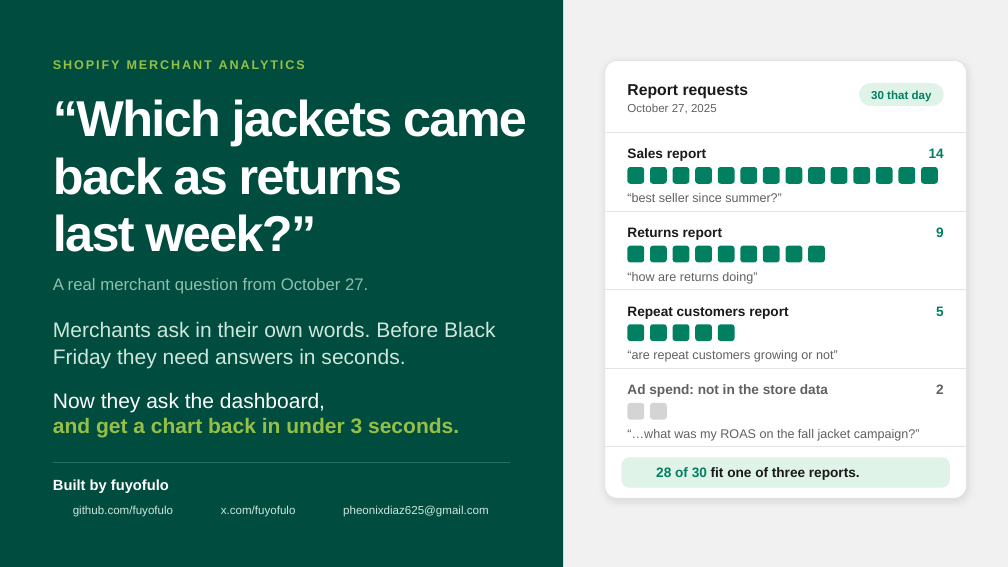
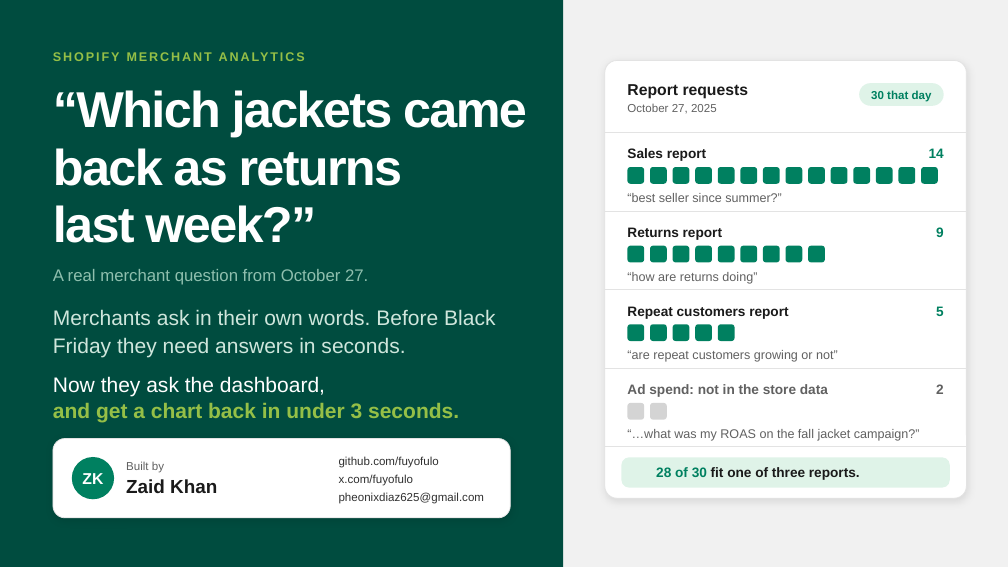
Before and after one commit to fuyofulo/shopify-merchant-analytics, a slide deck: slide 1 of deck/shopify-merchant-analytics.pptx. Drawn at 1008x567 pixels with LibreOffice and Linux fonts; fonts in the diff are those of the drawing; background and template pictures are left out. Boxes give left, top, right and bottom in pixels: in the first picture for what was removed or moved away, otherwise in the second. Text is boxed around its words. In the diff, an @@ line names an element or a change of style, - is before the commit and + after.

```diff
--- a/deck/shopify-merchant-analytics.pptx
+++ b/deck/shopify-merchant-analytics.pptx
@@ 3 texts, 1 title: place and size @@
-3 texts, 1 title at (53, 57, 527, 369)
+3 texts, 1 title at (53, 49, 527, 358)
@@ text "Now they ask the dashboard,": place and size @@
-text "Now they ask the dashboard," at (53, 392, 459, 437)
+text "Now they ask the dashboard," at (53, 376, 459, 422)
@@ rounded rectangle added at (53, 439, 510, 518), fill #FFFFFF, outline #E3E3E3 0.75 pt @@
@@ line removed from (53, 463) to (510, 463) @@
@@ ellipse added at (72, 457, 114, 499), fill #008060, 15 pt, text #FFFFFF, bold @@
+ZK
@@ text at (126, 461, 164, 473): text changed; size 14 to 11 pt; text colour #FFFFFF to #616161; bold off @@
-Built by fuyofulo
+Built by
@@ text added at (126, 479, 217, 493), 18 pt, text #1A1A1A, bold @@
+Zaid Khan
@@ text colour #CFE6DC to #303030 in 3 elements at (339, 492, 485, 504), (339, 474, 414, 486), (339, 456, 439, 468) @@
@@ text "x.com/fuyofulo": place and size @@
-text "x.com/fuyofulo" at (221, 505, 296, 517)
+text "x.com/fuyofulo" at (339, 474, 414, 486)
@@ text "github.com/fuyofulo": place and size @@
-text "github.com/fuyofulo" at (73, 505, 173, 517)
+text "github.com/fuyofulo" at (339, 456, 439, 468)
@@ text "pheonixdiaz625@gmail.com": place and size @@
-text "pheonixdiaz625@gmail.com" at (343, 505, 489, 517)
+text "pheonixdiaz625@gmail.com" at (339, 492, 485, 504)
```
Also in this commit, not shown: 2 other files.
